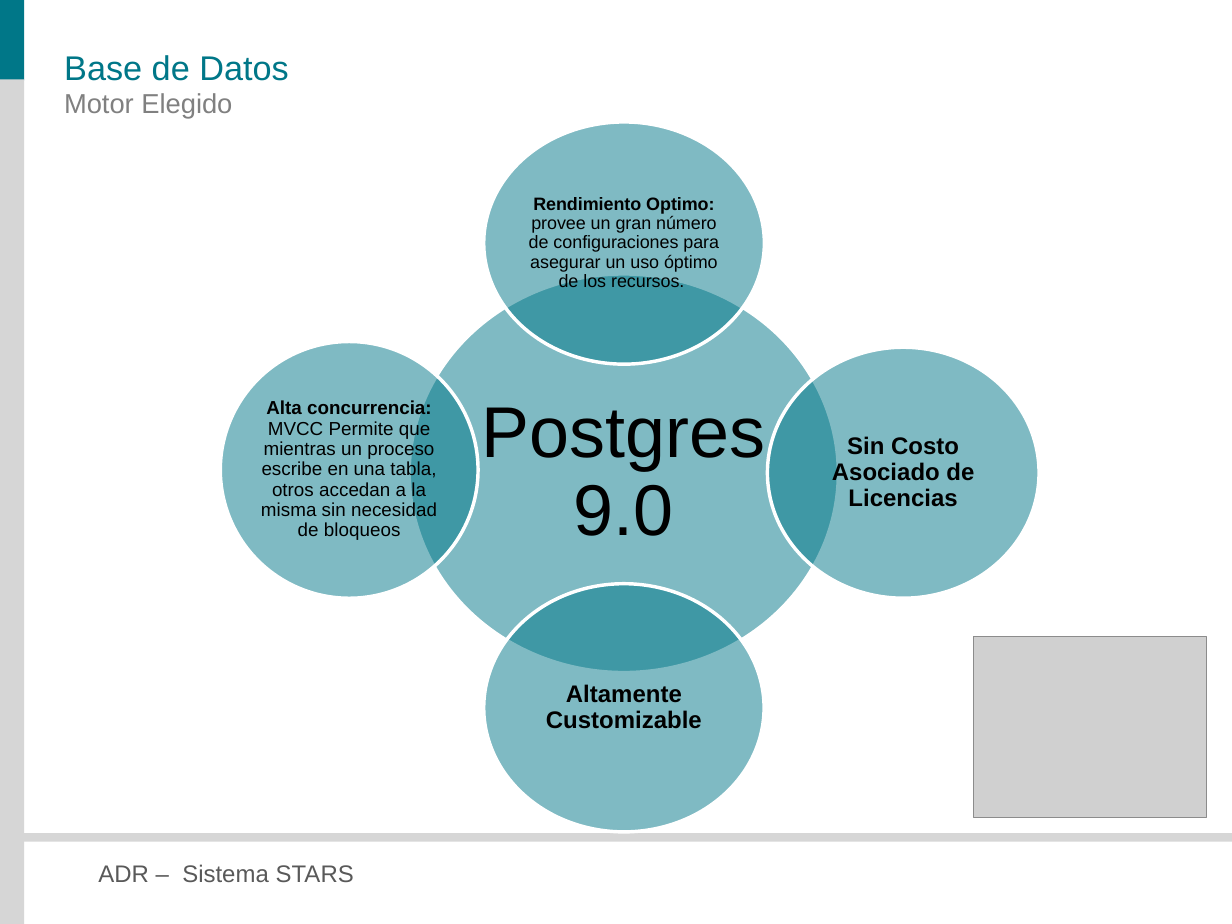
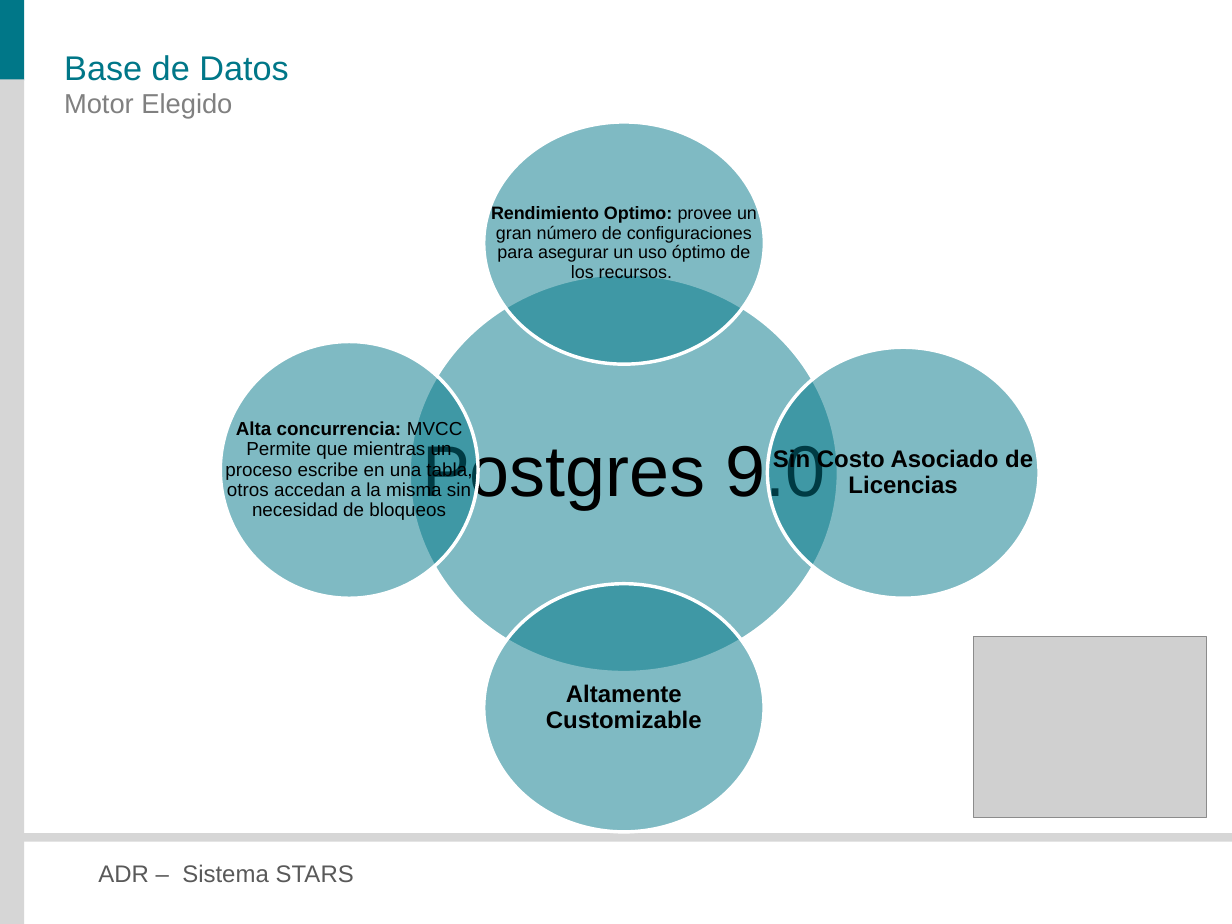
Before and after one commit to veritoreinoso/adr-2010, a slide deck: slide 8 of Presentacion.pptx. Drawn at 1232x924 pixels with LibreOffice and Linux fonts; fonts in the diff are those of the drawing; grey boxes stand for pictures. Boxes give left, top, right and bottom in pixels: in the first picture for what was removed or moved away, otherwise in the second. Text is boxed around its words. In the diff, an @@ line names an element or a change of style, - is before the commit and + after.

```diff
--- a/Presentacion.pptx
+++ b/Presentacion.pptx
@@ text "Rendimiento Optimo: provee un gran ..." rewrapped from [529, 197, 719, 287] to [491, 206, 757, 282] @@
@@ text "Postgres 9.0" rewrapped from [482, 407, 766, 536] to [422, 440, 825, 510] @@
@@ text "Alta concurrencia: MVCC Permite que ..." rewrapped from [261, 400, 437, 540] to [225, 420, 472, 521] @@
@@ text "Sin Costo Asociado de Licencias" rewrapped from [832, 436, 974, 507] to [773, 448, 1033, 494] @@
```
Also in this commit, not shown: 11 other slides changed, 3 other files.
